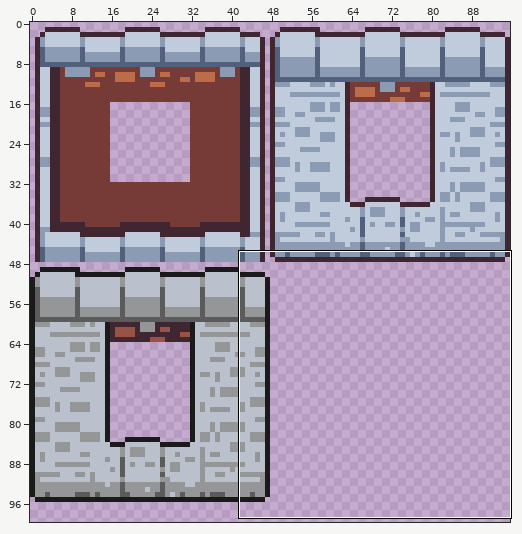
Edited in one commit: pixel-art file (attic/resources/building.aseprite). Above, an overview of the earlier version with the close-up marked.
Close-up. Old version:
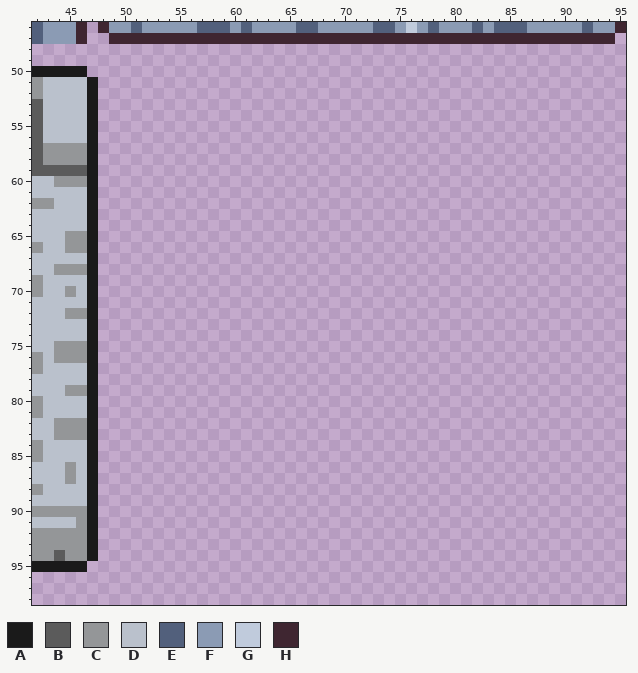
96x128 pixels, 1 frame. Colours within 5 levels of each other are drawn and written as one. Shown: x 42..95, y 46..98. The wide view leaves out empty margins.
Visible layers, top first: "Building 03", "Building 02", "Building 01".
Palette (. is transparent): A #1a1a1a  B #5b5b5b  C #949698  D #bac1cc  E #52607c  F #8b9bb4  G #c0cbdc  H #3f2631
Pixels before (only the part around the change), first column x 42:
46 EFFFH.HFFEFFFFFEEEFEFFFFEEFFFFFEEFGFEFFFEFEEEFFFFFEFFH
47 EFFFH..HHHHHHHHHHHHHHHHHHHHHHHHHHHHHHHHHHHHHHHHHHHHHH.
48 ......................................................
49 ......................................................
50 AAAAA.................................................
51 CDDDDA................................................
52 CDDDDA................................................
53 BDDDDA................................................
54 BDDDDA................................................
55 BDDDDA................................................
56 BDDDDA................................................
57 BCCCCA................................................
58 BCCCCA................................................
59 BBBBBA................................................
60 DDCCCA................................................
61 DDDDDA................................................
62 CCDDDA................................................
63 DDDDDA................................................
64 DDDDDA................................................
65 DDDCCA................................................
66 CDDCCA................................................
67 DDDDDA................................................
68 DDCCCA................................................
69 CDDDDA................................................
70 CDDCDA................................................
71 DDDDDA................................................
72 DDDCCA................................................
73 DDDDDA................................................
74 DDDDDA................................................
75 DDCCCA................................................
76 CDCCCA................................................
77 CDDDDA................................................
78 DDDDDA................................................
79 DDDCCA................................................
80 CDDDDA................................................
81 CDDDDA................................................
82 DDCCCA................................................
83 DDCCCA................................................
84 CDDDDA................................................
85 CDDDDA................................................
86 DDDCDA................................................
87 DDDCDA................................................
88 CDDDDA................................................
89 DDDDDA................................................
90 CCCCCA................................................
91 DDDDCA................................................
92 CCCCCA................................................
93 CCCCCA................................................
94 CCBCCA................................................
95 AAAAA.................................................
96 ......................................................
97 ......................................................
98 ......................................................
And afterwards:
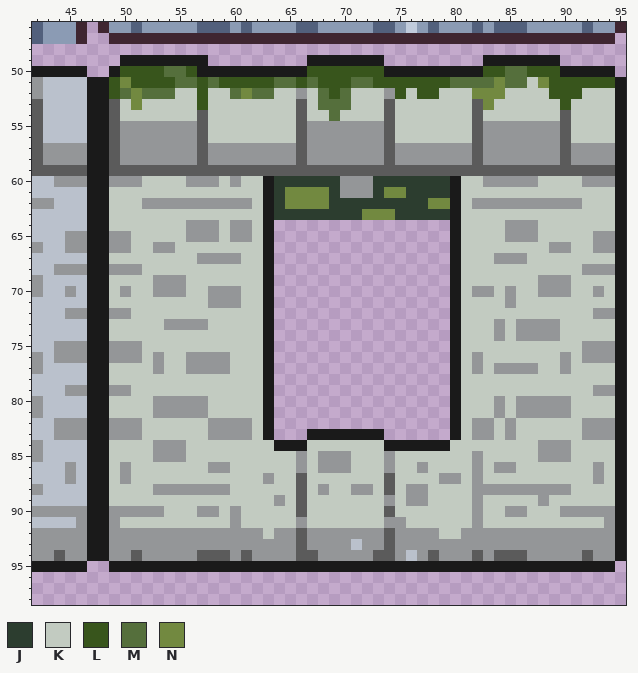
Colours new in this view: J #2c3d2f  K #c2cbc1  L #38551c  M #556f3c  N #728940
Edits made:
layer "Building 04" added
Changed rows in their new state; - is an unchanged pixel.
Layer "Building 04":
first column x 48:
49 --AAAAAAAA---------AAAAAAA---------AAAAAAA------
50 -ALLLLMMLAAAAAAAAAALLLLLLLAAAAAAAAALLMMLLLAAAAA-
51 ALNLLLLMMLMLLLLLMMLMLLLMMLLLLLLLMMMMNMMKNLLLLLLA
52 ALMNMMMKKLKKMNMMKKCKMLMKKKCLKLLKKKNNNKKKKLLLKKKA
53 ABKNKKKKKLKKKKKKKKBKMMMKKKBKKKKKKKBNKKKKKKLKKKKA
54 ABKKKKKKKBKKKKKKKKBKKMKKKKBKKKKKKKBKKKKKKKBKKKKA
55 ABCCCCCCCBKKKKKKKKBCCCCCCCBKKKKKKKBCCCCCCCBKKKKA
56 ABCCCCCCCBKKKKKKKKBCCCCCCCBKKKKKKKBCCCCCCCBKKKKA
57 ABCCCCCCCBCCCCCCCCBCCCCCCCBCCCCCCCBCCCCCCCBCCCCA
58 ABCCCCCCCBCCCCCCCCBCCCCCCCBCCCCCCCBCCCCCCCBCCCCA
59 ABBBBBBBBBBBBBBBBBBBBBBBBBBBBBBBBBBBBBBBBBBBBBBA
60 ACCCKKKKCCCKCKKAJJJJJJCCCJJJJJJJAKKCCCCCKKKKCCCA
61 AKKKKKKKKKKKKKKAJNNNNJCCCJNNJJJJAKKKKKKKKKKKKKKA
62 AKKKCCCCCCCCCCKAJNNNNJJJJJJJJJNNAKCCCCCCCCCCKKKA
63 AKKKKKKKKKKKKKKAJJJJJJJJNNNJJJJJAKKKKKKKKKKKKKKA
64 AKKKKKKKCCCKCCKA----------------AKKKKCCCKKKKKKKA
65 ACCKKKKKCCCKCCKA----------------AKKKKCCCKKKKKCCA
66 ACCKKCCKKKKKKKKA----------------AKKKKKKKKCCKKCCA
67 AKKKKKKKKCCCCKKA----------------AKKKCCCKKKKKKKKA
68 ACCCKKKKKKKKKKKA----------------AKKKKKKKKKKKCCCA
69 AKKKKCCCKKKKKKKA----------------AKKKKKKKCCCKKKKA
70 AKCKKCCCKKCCCKKA----------------AKCCKCKKCCCKKCKA
71 AKKKKKKKKKCCCKKA----------------AKKKKCKKKKKKKKKA
72 ACCKKKKKKKKKKKKA----------------AKKKKKKKKKKKKCCA
73 AKKKKKCCCCKKKKKA----------------AKKKCKCCCCKKKKKA
74 AKKKKKKKKKKKKKKA----------------AKKKCKCCCCKKKKKA
75 ACCCKKKKKKKKKKKA----------------AKKKKKKKKKKKCCCA
76 ACCCKCKKCCCCKKKA----------------AKCKKKKKKKCKCCCA
77 AKKKKCKKCCCCKKKA----------------AKCKCCCCKKCKKKKA
78 AKKKKKKKKKKKKKKA----------------AKKKKKKKKKKKKKKA
79 ACCKKKKKKKKKKKKA----------------AKKKKKKKKKKKKCCA
80 AKKKKCCCCCKKKKKA----------------AKKKCKCCCCCKKKKA
81 AKKKKCCCCCKKKKKA----------------AKKKCKCCCCCKKKKA
82 ACCCKKKKKKCCCCKA----------------AKCCKCKKKKKKCCCA
83 ACCCKKKKKKCCCCKA---AAAAAAA------AKCCKCKKKKKKCCCA
84 AKKKKCCCKKKKKKKKAAAKKKKKKKAAAAAAKKKKKKKKCCCKKKKA
85 AKKKKCCCKKKKKKKKKKCKCCCKKKCKKKKKKKCKKKKKCCCKKKKA
86 AKCKKKKKKKCCKKKKKKCKCCCKKKCKKCKKKKCKCCKKKKKKKCKA
87 AKCKKKKKKKKKKKKCKKBKKKKKKKBKKKKCCKCKKKKKKKKKKCKA
88 AKKKKCCCCCCCKKKKKKBKCKKCCKBKCCKKKKCCCCCCCCCKKKKA
89 AKKKKKKKKKKKKKKKCKBKKKKKKKCKCCKKKKCKKKKKCKKKKKKA
90 ACCCCCKKKCCKCKKKKKBKKKKKKKBKKKKKKKCKKCCKKKCCCCCA
91 ACKKKKKKKKKKCKKKKKCKKKKKKKCCKKKKKKCKKKKKKKKKKKCA
92 ACCCCCCCCCCCCCCKCCBCCCCCCCBCCCCKKCCCCCCCCCCCCCCA
93 ACCCCCCCCCCCCCCCCCBCCCCDCCBCCCCCCCCCCCCCCCCCCCCA
94 ACCBCCCCCBBBCBCCCCBBCCCCCBBCDCBCCCBCBBBCCCCCBCCA
95 -AAAAAAAAAAAAAAAAAAAAAAAAAAAAAAAAAAAAAAAAAAAAAA-
Changed places in both close-ups, as pixel boxes (x1, y1, x2, y2):
added: (98, 55, 626, 572)
